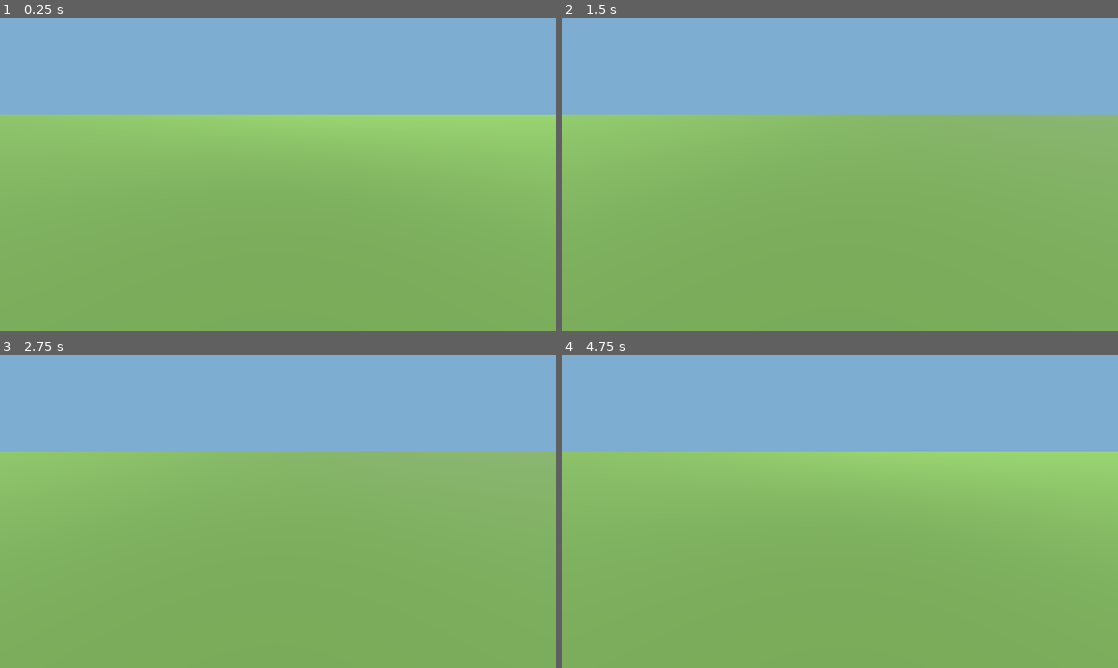
Above: before the commit, frames 1-4 (two rows, left to right).
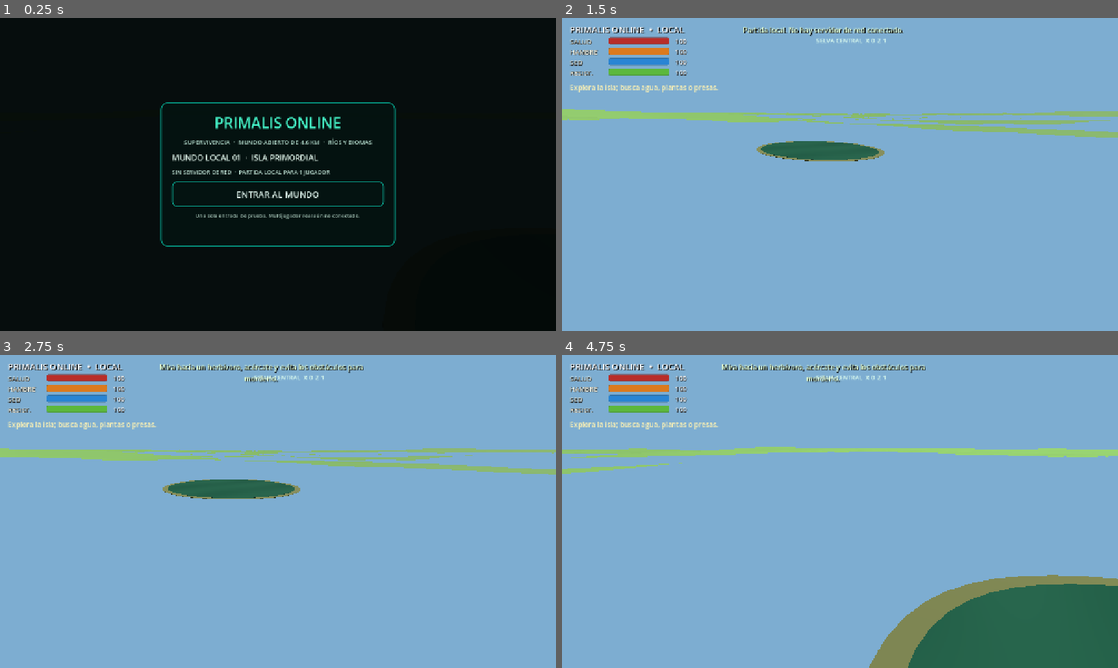
Above: after the commit, the same moments.

Repository: misael546/PrimalisOnline
Game: Godot game, scene res://scenes/main.tscn
Two runs of this game, one before a commit and one after it. Both use one fixed random seed, a clock stepped at 60 frames per second and the inputs below.
Inputs (mouse positions are in pixels of both pictures, inside the frame that each line leads up to):
- Up to frame 1 (0.25 s): no input
- Up to frame 2 (1.5 s): click (840, 193) at 0.5 s, where only the run after the commit has a clickable "ENTRAR AL MUNDO"; tap Enter at 1.25 s; move the mouse to (962, 158) at 1.27 s; hold D (move_right) from 1.28 s (still down); tap E at 1.35 s; click (962, 158) at 1.42 s
- Up to frame 3 (2.75 s): tap Space at 1.52 s; release D (move_right) at 2 s; drag from (166, 527) to (250, 574) at 2.02 s
- Up to frame 4 (4.75 s): tap Space at 2.75, 4.52 s; move the mouse to (895, 442) at 2.77 s; hold D (move_right) 2.78-3.5 s; tap E at 2.85, 4.35 s; drag from (812, 574) to (673, 464) at 3.52 s; tap Enter at 4.25 s; move the mouse to (1006, 558) at 4.27 s; hold A (move_left) from 4.28 s (still down)

The runs differ from the first frame. In frame 1, 100% of the frame differs, in the area x 0-100%, y 0-100%; in frame 2, 70%; in frame 3, 70%; in frame 4, 72%.
Error before the commit: Parse Error: Expected ":" after "if" condition. (res://scripts/main.gd:458)

Commit message:
Fix 0.3.0 terrain syntax and normalize skinned dinosaurs by skeleton bounds

Diff:
--- a/scripts/dino_asset_loader.gd
+++ b/scripts/dino_asset_loader.gd
@@ -148,6 +148,21 @@
 	var current_transform := parent_transform
 	if node is Node3D:
 		current_transform = parent_transform * (node as Node3D).transform
+	if node is Skeleton3D:
+		# A skinned GLB's undeformed mesh AABB can be tiny even when the rest-pose
+		# skeleton spans a full dinosaur. Include bone origins and tips before normalizing.
+		var skeleton := node as Skeleton3D
+		for bone_index in range(skeleton.get_bone_count()):
+			var bone_rest: Transform3D = skeleton.get_bone_global_rest(bone_index)
+			var bone_origin := current_transform * bone_rest.origin
+			var bone_tip := current_transform * (bone_rest.origin + bone_rest.basis * Vector3(0.0, skeleton.get_bone_length(bone_index), 0.0))
+			for bone_point in [bone_origin, bone_tip]:
+				if bool(state.get("has_bounds", false)):
+					var accumulated: AABB = state.get("bounds", AABB())
+					state["bounds"] = accumulated.expand(bone_point)
+				else:
+					state["bounds"] = AABB(bone_point, Vector3.ZERO)
+					state["has_bounds"] = true
 	if node is MeshInstance3D:
 		var mesh_instance := node as MeshInstance3D
 		if mesh_instance.mesh != null:
--- a/scripts/main.gd
+++ b/scripts/main.gd
@@ -455,13 +455,13 @@
 		rocks += 1
 	for i in range(12):
 		var p := Vector2(rng.randf_range(min_x, max_x), rng.randf_range(min_z, max_z))
-		if p.length() < 30.0 or _near_river(p, 12.0)
+		if p.length() < 30.0 or _near_river(p, 12.0):
 			continue
 		var asset := "res://assets/environment/Bush00%d.glb" % (i % 2 + 1)
 		_add_environment_prop("ExternalBush_%03d" % i, asset, Vector3(p.x, _terrain_height_at(p), p.y), rng.randf_range(1.2, 2.1), rng.randf_range(0.0, TAU), chunk)
 	for i in range(18):
 		var p := Vector2(rng.randf_range(min_x, max_x), rng.randf_range(min_z, max_z))
-		if p.length() < 27.0 or _near_river(p, 8.0)
+		if p.length() < 27.0 or _near_river(p, 8.0):
 			continue
 		var asset := "res://assets/environment/Grass00%d.glb" % (i % 3 + 1)
 		_add_environment_prop("ExternalGrass_%03d" % i, asset, Vector3(p.x, _terrain_height_at(p), p.y), rng.randf_range(0.65, 1.2), rng.randf_range(0.0, TAU), chunk)
--- a/tests/asset_smoke_test.gd
+++ b/tests/asset_smoke_test.gd
@@ -63,6 +63,11 @@
 	var player_info: Dictionary = player.get("imported_model_info")
 	if not _has_usable_animation(player_info):
 		push_error("ASSET AUDIT: T-Rex GLB loaded without a usable idle/walk animation. Clips: %s" % str(player_info.get("animation_clips", {})))
+		quit(1)
+		return
+	var player_scale_factor := float(player_info.get("normalization_scale", 0.0))
+	if player_scale_factor <= 0.0 or player_scale_factor > 8.0:
+		push_error("ASSET AUDIT: T-Rex normalization factor is implausible (%.3f); skinned rest-pose bounds may be missing." % player_scale_factor)
 		quit(1)
 		return
 	var player_visual_root := player_info.get("normalization_root") as Node3D
@@ -176,6 +181,11 @@
 				push_error("ASSET AUDIT: imported herbivore animation missing. Clips: %s" % str(wild_info.get("animation_clips", {})))
 				quit(1)
 				return
+			var wild_scale_factor := float(wild_info.get("normalization_scale", 0.0))
+			if wild_scale_factor <= 0.0 or wild_scale_factor > 8.0:
+				push_error("ASSET AUDIT: herbivore normalization factor is implausible (%.3f): %s" % [wild_scale_factor, String(child.name)])
+				quit(1)
+				return
 			var wild_visual_root := wild_info.get("normalization_root") as Node3D
 			var wild_visual_height := _measure_visual_height(wild_visual_root)
 			if wild_visual_height < 0.8 or wild_visual_height > 2.1:
@@ -390,6 +400,19 @@
 
 
 func _collect_global_mesh_bounds(node: Node, state: Dictionary) -> void:
+	if node is Skeleton3D:
+		var skeleton := node as Skeleton3D
+		for bone_index in range(skeleton.get_bone_count()):
+			var bone_rest: Transform3D = skeleton.get_bone_global_rest(bone_index)
+			var bone_origin := skeleton.global_transform * bone_rest.origin
+			var bone_tip := skeleton.global_transform * (bone_rest.origin + bone_rest.basis * Vector3(0.0, skeleton.get_bone_length(bone_index), 0.0))
+			for bone_point in [bone_origin, bone_tip]:
+				if bool(state.get("has_bounds", false)):
+					var current: AABB = state.get("bounds", AABB())
+					state["bounds"] = current.expand(bone_point)
+				else:
+					state["bounds"] = AABB(bone_point, Vector3.ZERO)
+					state["has_bounds"] = true
 	if node is MeshInstance3D:
 		var mesh_instance := node as MeshInstance3D
 		if mesh_instance.mesh != null:
